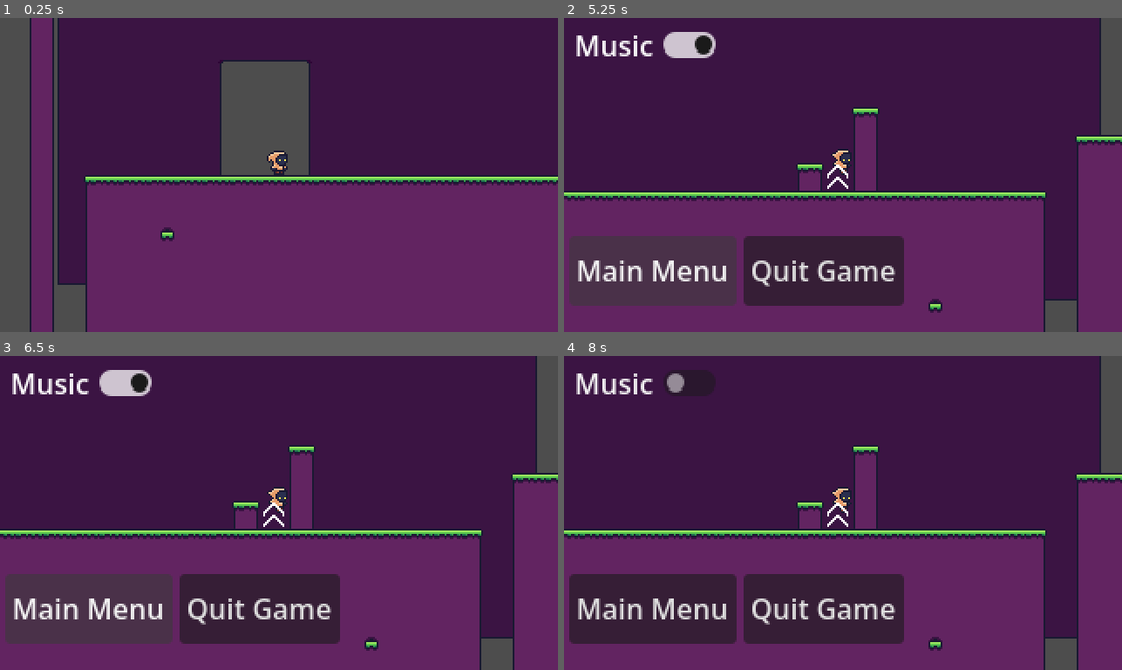
Above: before the commit, frames 1-4 (two rows, left to right).
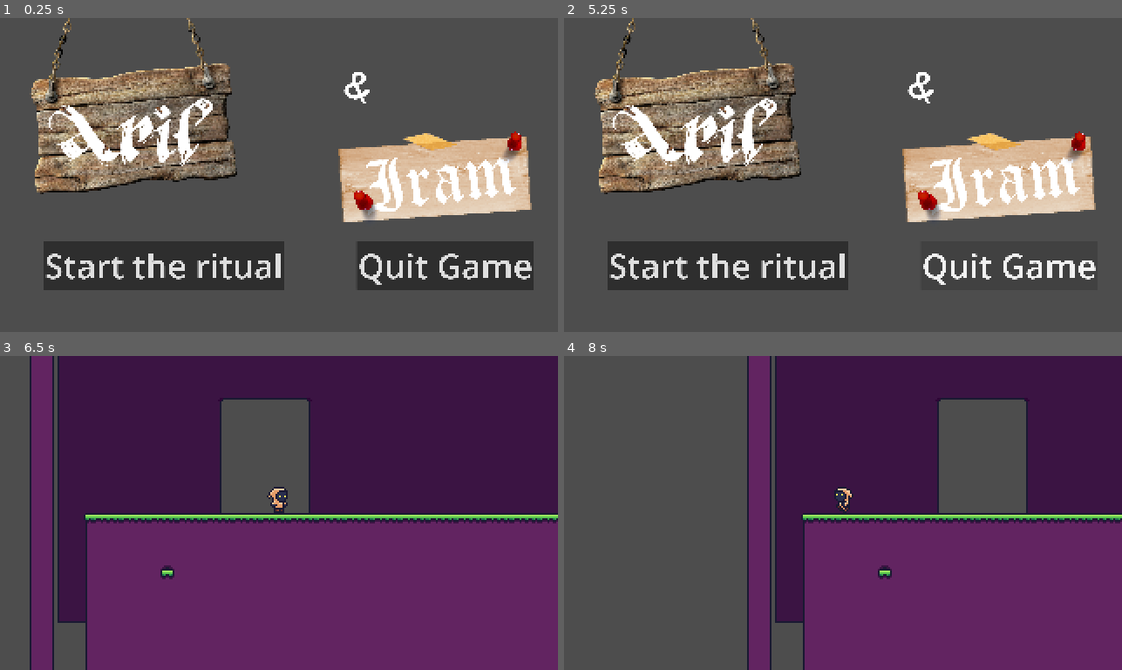
Above: after the commit, the same moments.

Repository: roquesystemexe/aril-and-iram
Game: Godot game, scene res://Scenes/Menus/main_menu.tscn
Same seed, same stepped clock (60 frames per second), same inputs: the game is played once before the commit and once after it. Before the commit the project starts from res://Scenes/Levels/TestLevel.tscn.
Inputs (mouse positions are in pixels of both pictures, inside the frame that each line leads up to):
- Up to frame 1 (0.25 s): no input
- Up to frame 2 (5.25 s): click (725, 266) at 0.5 s, where only the run after the commit has a clickable "Start the ritual"; tap Enter at 1.25 s; hold D (move_right) 1.28-2.78 s; tap Q (dash) at 1.35, 2.85, 4.35 s; tap Space (jump) at 1.52, 2.27, 3.77, 4.52 s; tap E (interact) at 2.1, 3.6 s; hold A (move_left) 2.78-3.53 s; hold D (move_right) 3.53-5 s; tap Escape (pause) at 4.9 s; click "Main Menu" at 5 s
- Up to frame 3 (6.5 s): click (161, 604) at 5.75 s, where only the run after the commit has a clickable "Start the ritual"
- Up to frame 4 (8 s): click (647, 384) at 6.5 s, where only the run before the commit has a clickable "Music"; hold A (move_left) from 7.28 s (still down); tap E (interact) at 7.35 s

The runs differ from the first frame. In frame 1, 89% of the frame differs, in the area x 5-100%, y 0-100%; in frame 2, 96%, in the area x 0-100%, y 0-100%; in frame 3, 36%; in frame 4, 59%.

Commit message:
Main Menu added and messed with viewports

Diff:
--- a/Scenes/Levels/TestLevel.tscn
+++ b/Scenes/Levels/TestLevel.tscn
@@ -276,5 +276,6 @@
 [node name="CanvasLayer" type="CanvasLayer" parent="." unique_id=1243662465]
 
 [node name="Options" parent="CanvasLayer" unique_id=639871782 instance=ExtResource("12_a1huo")]
+visible = false
 
 [node name="DebugMonitor" parent="." unique_id=1065116645 instance=ExtResource("13_buhu8")]
--- a/Scenes/Menus/Options.tscn
+++ b/Scenes/Menus/Options.tscn
@@ -4,15 +4,14 @@
 
 [node name="Options" type="Control" unique_id=639871782]
 process_mode = 3
-visible = false
 layout_mode = 3
 anchors_preset = 0
 script = ExtResource("1_m4ch3")
 
 [node name="MusicToggle" type="CheckButton" parent="." unique_id=1527969543]
 layout_mode = 0
-offset_right = 44.0
-offset_bottom = 24.0
+offset_right = 94.0
+offset_bottom = 31.0
 button_pressed = true
 action_mode = 0
 keep_pressed_outside = true
--- /dev/null
+++ b/Scenes/Menus/main_menu.tscn
@@ -0,0 +1,122 @@
+[gd_scene format=3 uid="uid://bvhms8h87csb7"]
+
+[ext_resource type="Script" uid="uid://c2odrc3nbda02" path="res://Scripts/Handlers/main_menu.gd" id="1_38aua"]
+[ext_resource type="Texture2D" uid="uid://67gjwp7160e1" path="res://Assets/paper.png" id="2_neey8"]
+[ext_resource type="FontFile" uid="uid://3uh38upmewie" path="res://Assets/BlackFlag.ttf" id="2_pha2q"]
+[ext_resource type="FontFile" uid="uid://dtob1jjmaujqf" path="res://Assets/CloisterBlack.ttf" id="3_aur2u"]
+[ext_resource type="Texture2D" uid="uid://dh82wn62mvq38" path="res://Assets/pin.png" id="4_5wi6m"]
+[ext_resource type="Texture2D" uid="uid://c21q3r2lvcbe8" path="res://Assets/sign.png" id="5_5wi6m"]
+[ext_resource type="Texture2D" uid="uid://bgmyawg8gbmcv" path="res://Assets/nail.png" id="6_chkef"]
+
+[sub_resource type="FontVariation" id="FontVariation_penys"]
+base_font = ExtResource("2_pha2q")
+
+[node name="MainMenu" type="Node2D" unique_id=1334959659]
+script = ExtResource("1_38aua")
+
+[node name="MenuCam" type="Camera2D" parent="." unique_id=1786583156]
+position = Vector2(-3, -47)
+anchor_mode = 0
+zoom = Vector2(0.165, 0.165)
+limit_enabled = false
+
+[node name="Paper" type="Sprite2D" parent="." unique_id=985911969]
+position = Vector2(1509, 494.99997)
+rotation = -0.06632251
+scale = Vector2(3.967, 1.088)
+texture = ExtResource("2_neey8")
+
+[node name="HBoxContainer" type="HBoxContainer" parent="." unique_id=55022577]
+offset_left = 151.0
+offset_top = 725.0
+offset_right = 1854.0
+offset_bottom = 894.0
+theme_override_constants/separation = 252
+metadata/_edit_use_anchors_ = true
+
+[node name="PlayButton" type="Button" parent="HBoxContainer" unique_id=1801750602]
+layout_mode = 2
+theme_override_font_sizes/font_size = 117
+text = "Start the ritual"
+
+[node name="QuitButton" type="Button" parent="HBoxContainer" unique_id=1876185185]
+layout_mode = 2
+theme_override_font_sizes/font_size = 117
+text = "Quit Game"
+
+[node name="Sign" type="Sprite2D" parent="." unique_id=1606716868]
+position = Vector2(463, 238.99998)
+rotation = -0.08726646
+scale = Vector2(0.865, 0.865)
+texture = ExtResource("5_5wi6m")
+
+[node name="LabelAril" type="Label" parent="." unique_id=1091119025]
+offset_left = 171.0
+offset_top = 184.00002
+offset_right = 712.0
+offset_bottom = 526.0
+rotation = 0.017453292
+theme_override_fonts/font = SubResource("FontVariation_penys")
+theme_override_font_sizes/font_size = 175
+text = "Aril"
+horizontal_alignment = 1
+metadata/_edit_use_anchors_ = true
+
+[node name="Label&" type="Label" parent="." unique_id=1597816541]
+offset_left = 1233.0002
+offset_top = 86.00008
+offset_right = 1329.0002
+offset_bottom = 264.00006
+rotation = 0.3577925
+theme_override_font_sizes/font_size = 130
+text = "&"
+horizontal_alignment = 1
+
+[node name="LabelIram" type="Label" parent="." unique_id=273879039]
+offset_left = 1242.0001
+offset_top = 379.00003
+offset_right = 1776.0001
+offset_bottom = 695.0
+rotation = -0.13613568
+theme_override_fonts/font = ExtResource("3_aur2u")
+theme_override_font_sizes/font_size = 269
+text = "Iram"
+horizontal_alignment = 1
+
+[node name="Pin" type="Sprite2D" parent="." unique_id=797127405]
+position = Vector2(1776.0001, 412.0001)
+rotation = -0.4886922
+scale = Vector2(0.085, 0.085)
+texture = ExtResource("4_5wi6m")
+
+[node name="Pin2" type="Sprite2D" parent="." unique_id=670220176]
+position = Vector2(1275.9999, 619)
+rotation = -1.3299409
+scale = Vector2(0.095, 0.095)
+texture = ExtResource("4_5wi6m")
+
+[node name="Nail" type="Sprite2D" parent="." unique_id=1092019468]
+position = Vector2(227.00002, 276.00003)
+rotation = -0.13264503
+scale = Vector2(0.19, 0.19)
+texture = ExtResource("6_chkef")
+
+[node name="Nail2" type="Sprite2D" parent="." unique_id=1446679216]
+position = Vector2(365.99997, 408)
+rotation = 1.4625859
+scale = Vector2(0.145, 0.145)
+texture = ExtResource("6_chkef")
+
+[node name="Nail3" type="Sprite2D" parent="." unique_id=1239888421]
+position = Vector2(719.9999, 258)
+rotation = 1.4625859
+scale = Vector2(0.115, 0.115)
+texture = ExtResource("6_chkef")
+
+[node name="Nail4" type="Sprite2D" parent="." unique_id=665771400]
+position = Vector2(554, 272)
+scale = Vector2(0.13, 0.13)
+texture = ExtResource("6_chkef")
+
+[connection signal="pressed" from="HBoxContainer/PlayButton" to="." method="_on_play_button_pressed"]
+[connection signal="pressed" from="HBoxContainer/QuitButton" to="." method="_on_quit_button_pressed"]
--- a/Scenes/Player.tscn
+++ b/Scenes/Player.tscn
@@ -104,7 +104,7 @@
 slide_on_ceiling = false
 script = ExtResource("1_ghtyb")
 
-[node name="Camera2D" type="Camera2D" parent="." unique_id=1848233546]
+[node name="PlayerCam" type="Camera2D" parent="." unique_id=1848233546]
 
 [node name="PlayerAnimator" type="Node2D" parent="." unique_id=1809111778 node_paths=PackedStringArray("player_movement", "animation_player", "sprite")]
 script = ExtResource("2_gntrk")
--- /dev/null
+++ b/Scripts/Handlers/main_menu.gd
@@ -0,0 +1,10 @@
+extends Node2D
+
+func _on_quit_button_pressed() -> void:
+	get_tree().quit()
+
+func _on_play_button_pressed() -> void:
+	$HBoxContainer/PlayButton.button_pressed = false
+	$HBoxContainer/QuitButton.button_pressed = false
+	$MenuCam.enabled = false
+	get_tree().change_scene_to_file("res://Scenes/Levels/TestLevel.tscn")
--- a/Scripts/Handlers/options.gd
+++ b/Scripts/Handlers/options.gd
@@ -16,7 +16,8 @@
 	AudioServer.set_bus_mute(bus_index, !toggled_on)
 
 func _on_main_menu_button_pressed() -> void:
-	get_tree().change_scene_to_file("res://main_menu.tscn")
+	get_tree().paused = false
+	get_tree().change_scene_to_file("res://Scenes/Menus/main_menu.tscn")
 
 func _on_exit_button_pressed() -> void:
 	get_tree().quit()
--- a/Scripts/player_movement.gd
+++ b/Scripts/player_movement.gd
@@ -1,5 +1,6 @@
 extends CharacterBody2D
 class_name PlayerMovement
+
 
 @export var gravity: float = 10.0;			# Base gravity
 @export var speed: float = 125.0;			# Base speed
--- a/project.godot
+++ b/project.godot
@@ -15,7 +15,7 @@
 [application]
 
 config/name="Aril & Iram"
-run/main_scene="uid://b4g7nchhrlk0b"
+run/main_scene="uid://bvhms8h87csb7"
 config/features=PackedStringArray("4.6", "Forward Plus")
 
 [audio]
Binary file added: Assets/BlackFlag.ttf
Not shown, added: Assets/BlackFlag.ttf.import
Binary file added: Assets/CloisterBlack.ttf
Not shown, added: Assets/CloisterBlack.ttf.import
Binary file added: Assets/nail.png
Not shown, added: Assets/nail.png.import
Binary file added: Assets/paper.png
Not shown, added: Assets/paper.png.import
Binary file added: Assets/pin.png
Not shown, added: Assets/pin.png.import
Binary file added: Assets/sign.png
Not shown, added: Assets/sign.png.import
(and 2 more such lines)
